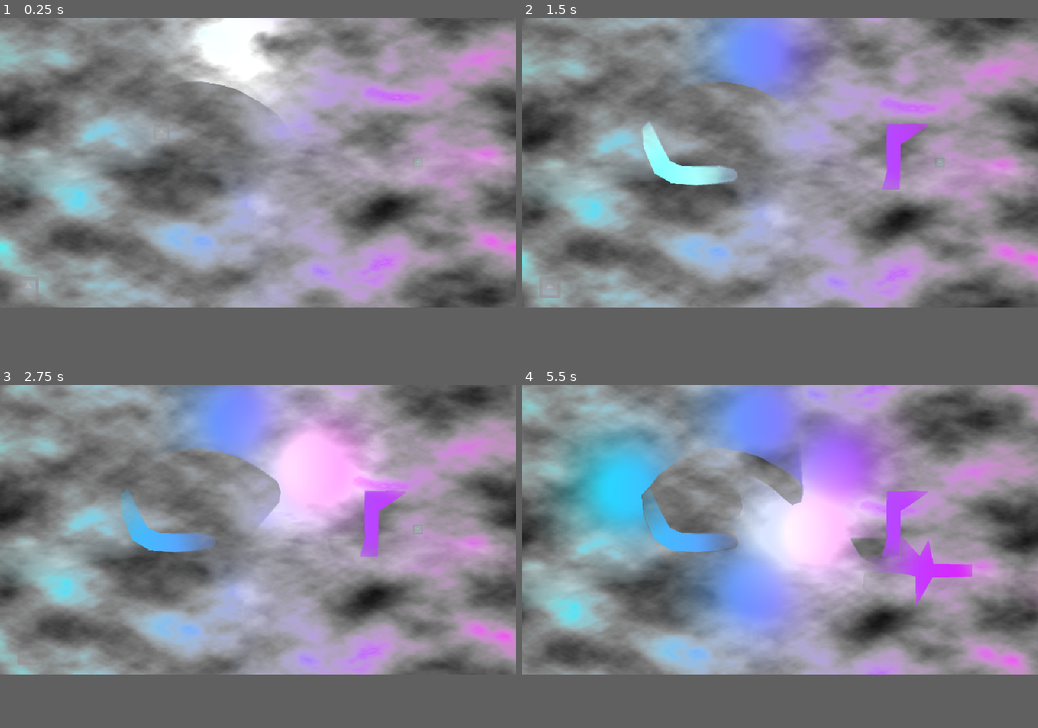
Above: before the commit, frames 1-4 (two rows, left to right).
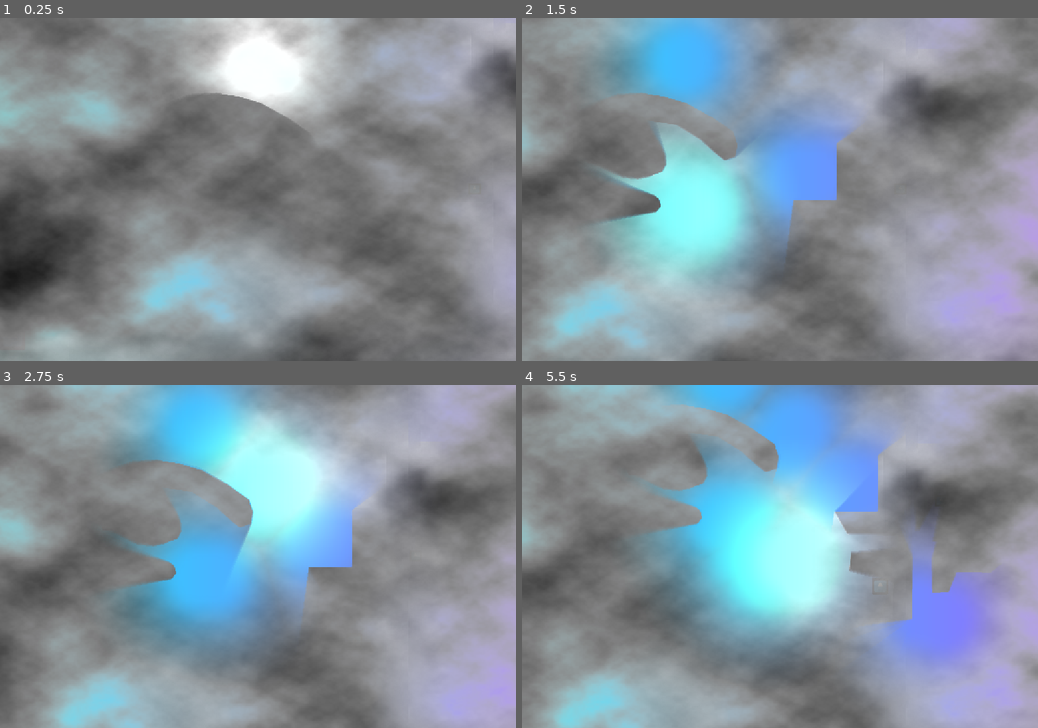
Above: after the commit, the same moments.

Repository: 87PizzaStudios/godot_light_fow
Game: Godot game, scene res://World.tscn
Two runs of this game, one before a commit and one after it. Both use one fixed random seed, a clock stepped at 60 frames per second and the inputs below. The engine's default icon, where the game draws it, is replaced by a stand-in: a white triangle on a blue panel in a dark square.
Inputs (mouse positions are in pixels of both pictures, inside the frame that each line leads up to):
- Up to frame 1 (0.25 s): no input
- Up to frame 2 (1.5 s): move the mouse to (893, 148) at 0.52 s; click (893, 148) at 0.67 s; move the mouse to (676, 175) at 1.27 s; click (676, 175) at 1.42 s
- Up to frame 3 (2.75 s): move the mouse to (309, 467) at 2.02 s; click (309, 467) at 2.17 s
- Up to frame 4 (5.5 s): move the mouse to (754, 587) at 2.77 s; click (754, 587) at 2.92 s; move the mouse to (934, 573) at 3.52 s; click (934, 573) at 3.67 s; move the mouse to (625, 487) at 4.27 s; click (625, 487) at 4.42 s; move the mouse to (805, 529) at 5.02 s; click (805, 529) at 5.17 s
The window is 800x450 before the commit and 800x533 after it. Grey fills any space a smaller window leaves; there, only what the larger window draws over its background counts as a difference.

The runs differ from the first frame. In frame 1, 64% of the frame differs, in the area x 0-100%, y 0-100%; in frame 2, 77%; in frame 3, 78%; in frame 4, 85%.

Commit message:
basic working fow with camera

Diff:
--- a/World.gd
+++ b/World.gd
@@ -1,4 +1,4 @@
-extends Control
+extends Node2D
 signal on_light_moved(position: Vector2)
 
 
--- a/World.tscn
+++ b/World.tscn
@@ -11,6 +11,8 @@
 
 [sub_resource type="GradientTexture2D" id="GradientTexture2D_1gpru"]
 gradient = SubResource("Gradient_ugsfr")
+width = 1080
+height = 720
 
 [sub_resource type="OccluderPolygon2D" id="OccluderPolygon2D_11rig"]
 polygon = PackedVector2Array(361, 211, 340, 199, 333.931, 184.529, 327, 168, 324, 143, 336, 130, 345, 118, 377, 95, 399 …(272 unchanged characters)…
@@ -24,25 +26,25 @@
 [sub_resource type="OccluderPolygon2D" id="OccluderPolygon2D_4fw6e"]
 polygon = PackedVector2Array(424, 234, 467, 234, 488, 238, 488, 303, 467, 302, 469, 253, 422, 252)
 
-[node name="World" type="Control"]
-clip_contents = true
-layout_mode = 3
-anchors_preset = 15
-anchor_right = 1.0
-anchor_bottom = 1.0
-grow_horizontal = 2
-grow_vertical = 2
+[sub_resource type="OccluderPolygon2D" id="OccluderPolygon2D_oceec"]
+polygon = PackedVector2Array(212, 369, 248, 371, 270, 378, 292, 388, 310, 412, 310, 422, 310, 446, 298, 466, 282, 482, 256, 494, 236, 494, 264, 472, 274, 451, 274, 427, 266, 405, 249, 388, 229, 376)
+
+[sub_resource type="OccluderPolygon2D" id="OccluderPolygon2D_cr5wb"]
+polygon = PackedVector2Array(589, 460, 575, 446, 549, 442, 533, 464, 544, 494, 563, 501, 602, 507, 636, 499, 636, 467, 628, 441, 587, 412, 538, 407, 498, 425, 484, 477, 507, 532, 550, 555, 609, 558, 605, 574, 535, 570, 486, 543, 468, 479, 481, 422, 535, 393, 595, 399, 639, 431, 638, 434, 649, 467, 647, 504, 605, 516, 560, 511, 539, 501, 523, 462, 546, 431, 576, 437, 594, 454)
+
+[sub_resource type="OccluderPolygon2D" id="OccluderPolygon2D_cg7nl"]
+polygon = PackedVector2Array(742, 101, 808, 102, 810, 149, 745, 149)
+
+[sub_resource type="OccluderPolygon2D" id="OccluderPolygon2D_h4bbe"]
+polygon = PackedVector2Array(780, 605, 807, 495, 830, 605, 856, 491, 883, 602, 905, 488, 935, 599, 965, 487, 993, 596, 1021, 597, 959, 444, 934, 555, 902, 444, 881, 551, 852, 444, 830, 548, 805, 441, 758, 604, 782, 706, 801, 647, 819, 707, 842, 645, 875, 706, 898, 647, 930, 707, 942, 646, 984, 706, 992, 643, 1042, 705, 1030, 629, 1029, 674, 985, 625, 978, 681, 939, 632, 926, 674, 895, 625, 876, 684, 840, 625, 820, 679, 801, 629, 783, 672)
+
+[node name="World" type="Node2D"]
 script = ExtResource("1_061dn")
 
 [node name="OtherStuff" type="TextureRect" parent="."]
-layout_mode = 1
-anchors_preset = 15
-anchor_right = 1.0
-anchor_bottom = 1.0
-grow_horizontal = 2
-grow_vertical = 2
+offset_right = 1080.0
+offset_bottom = 720.0
 texture = SubResource("GradientTexture2D_1gpru")
-expand_mode = 3
 
 [node name="LightOccluders" type="Node" parent="OtherStuff"]
 
@@ -61,6 +63,64 @@
 [node name="LightOccluder2D4" type="LightOccluder2D" parent="OtherStuff/LightOccluders"]
 occluder = SubResource("OccluderPolygon2D_4fw6e")
 
+[node name="LightOccluder2D5" type="LightOccluder2D" parent="OtherStuff/LightOccluders"]
+position = Vector2(-59, 48)
+occluder = SubResource("OccluderPolygon2D_oceec")
+
+[node name="LightOccluder2D6" type="LightOccluder2D" parent="OtherStuff/LightOccluders"]
+occluder = SubResource("OccluderPolygon2D_cr5wb")
+
+[node name="LightOccluder2D7" type="LightOccluder2D" parent="OtherStuff/LightOccluders"]
+occluder = SubResource("OccluderPolygon2D_cg7nl")
+
+[node name="LightOccluder2D8" type="LightOccluder2D" parent="OtherStuff/LightOccluders"]
+position = Vector2(3, 80)
+occluder = SubResource("OccluderPolygon2D_cg7nl")
+
+[node name="LightOccluder2D9" type="LightOccluder2D" parent="OtherStuff/LightOccluders"]
+position = Vector2(4, 163)
+occluder = SubResource("OccluderPolygon2D_cg7nl")
+
+[node name="LightOccluder2D10" type="LightOccluder2D" parent="OtherStuff/LightOccluders"]
+position = Vector2(10, 242)
+occluder = SubResource("OccluderPolygon2D_cg7nl")
+
+[node name="LightOccluder2D11" type="LightOccluder2D" parent="OtherStuff/LightOccluders"]
+position = Vector2(105, 241)
+occluder = SubResource("OccluderPolygon2D_cg7nl")
+
+[node name="LightOccluder2D12" type="LightOccluder2D" parent="OtherStuff/LightOccluders"]
+position = Vector2(99, 165)
+occluder = SubResource("OccluderPolygon2D_cg7nl")
+
+[node name="LightOccluder2D13" type="LightOccluder2D" parent="OtherStuff/LightOccluders"]
+position = Vector2(95, 83)
+occluder = SubResource("OccluderPolygon2D_cg7nl")
+
+[node name="LightOccluder2D14" type="LightOccluder2D" parent="OtherStuff/LightOccluders"]
+position = Vector2(93, -1)
+occluder = SubResource("OccluderPolygon2D_cg7nl")
+
+[node name="LightOccluder2D15" type="LightOccluder2D" parent="OtherStuff/LightOccluders"]
+position = Vector2(187, 1)
+occluder = SubResource("OccluderPolygon2D_cg7nl")
+
+[node name="LightOccluder2D16" type="LightOccluder2D" parent="OtherStuff/LightOccluders"]
+position = Vector2(190, 80)
+occluder = SubResource("OccluderPolygon2D_cg7nl")
+
+[node name="LightOccluder2D17" type="LightOccluder2D" parent="OtherStuff/LightOccluders"]
+position = Vector2(190, 166)
+occluder = SubResource("OccluderPolygon2D_cg7nl")
+
+[node name="LightOccluder2D18" type="LightOccluder2D" parent="OtherStuff/LightOccluders"]
+position = Vector2(194, 240)
+skew = -0.218166
+occluder = SubResource("OccluderPolygon2D_cg7nl")
+
+[node name="LightOccluder2D19" type="LightOccluder2D" parent="OtherStuff/LightOccluders"]
+occluder = SubResource("OccluderPolygon2D_h4bbe")
+
 [node name="Sprite2D" type="Sprite2D" parent="OtherStuff"]
 position = Vector2(200, 142)
 scale = Vector2(0.3125, 0.3125)
@@ -76,10 +136,64 @@
 scale = Vector2(0.426875, 0.426875)
 texture = ExtResource("5_lmstc")
 
+[node name="Sprite2D5" type="Sprite2D" parent="OtherStuff"]
+position = Vector2(177, 477)
+scale = Vector2(0.426875, 0.426875)
+texture = ExtResource("5_lmstc")
+
+[node name="Sprite2D6" type="Sprite2D" parent="OtherStuff"]
+position = Vector2(564, 470)
+scale = Vector2(0.426875, 0.426875)
+texture = ExtResource("5_lmstc")
+
+[node name="Sprite2D12" type="Sprite2D" parent="OtherStuff"]
+position = Vector2(560, 530)
+scale = Vector2(0.426875, 0.426875)
+texture = ExtResource("5_lmstc")
+
+[node name="Sprite2D7" type="Sprite2D" parent="OtherStuff"]
+position = Vector2(804, 609)
+scale = Vector2(0.426875, 0.426875)
+texture = ExtResource("5_lmstc")
+
+[node name="Sprite2D8" type="Sprite2D" parent="OtherStuff"]
+position = Vector2(1040, 249)
+scale = Vector2(0.426875, 0.426875)
+texture = ExtResource("5_lmstc")
+
+[node name="Sprite2D9" type="Sprite2D" parent="OtherStuff"]
+position = Vector2(870, 166)
+scale = Vector2(0.426875, 0.426875)
+texture = ExtResource("5_lmstc")
+
+[node name="Sprite2D10" type="Sprite2D" parent="OtherStuff"]
+position = Vector2(966, 540)
+scale = Vector2(0.275935, 0.307188)
+texture = ExtResource("5_lmstc")
+
+[node name="Sprite2D11" type="Sprite2D" parent="OtherStuff"]
+position = Vector2(58, 665)
+scale = Vector2(1.18484, 1.23172)
+texture = ExtResource("5_lmstc")
+
 [node name="Sprite2D4" type="Sprite2D" parent="OtherStuff"]
 position = Vector2(454, 269)
 scale = Vector2(0.275004, 0.275004)
 texture = ExtResource("5_lmstc")
+
+[node name="FOW" parent="OtherStuff" node_paths=PackedStringArray("light", "light_occluders") instance=ExtResource("1_tluii")]
+layout_mode = 0
+anchors_preset = 0
+anchor_right = 0.0
+anchor_bottom = 0.0
+offset_right = 1080.0
+offset_bottom = 720.0
+grow_horizontal = 1
+grow_vertical = 1
+fog_texture = ExtResource("5_e50fj")
+light = NodePath("../Light")
+light_occluders = NodePath("../LightOccluders")
+fog_scroll_velocity = Vector2(0.01, -0.03)
 
 [node name="Light" type="PointLight2D" parent="OtherStuff"]
 position = Vector2(291.554, 40.8915)
@@ -92,11 +206,12 @@
 texture = ExtResource("2_l3ldu")
 texture_scale = 10.0
 
-[node name="FOW" parent="." node_paths=PackedStringArray("light", "light_occluders") instance=ExtResource("1_tluii")]
-layout_mode = 1
-fog_texture = ExtResource("5_e50fj")
-light = NodePath("../OtherStuff/Light")
-light_occluders = NodePath("../OtherStuff/LightOccluders")
-fog_scroll_velocity = Vector2(0.01, -0.03)
-
-[connection signal="on_light_moved" from="." to="FOW" method="on_light_moved"]
+[node name="Camera2D" type="Camera2D" parent="OtherStuff/Light"]
+limit_left = 0
+limit_top = 0
+limit_right = 1080
+limit_bottom = 720
+position_smoothing_enabled = true
+position_smoothing_speed = 3.0
+
+[connection signal="on_light_moved" from="." to="OtherStuff/FOW" method="on_light_moved"]
--- a/convert_light_mask.gdshader
+++ b/convert_light_mask.gdshader
@@ -8,11 +8,11 @@
 
 void fragment() {
 	// use luminosity to set transparency
-	vec4 light_color = textureLod(light_texture, SCREEN_UV, 0.0);
+	vec4 light_color = textureLod(light_texture, UV, 0.0);
 	float lumen = 0.2126 * light_color.r + 0.7152 * light_color.g + 0.0722 * light_color.b;
 	float alpha;
 	if (persistent_reveal){
-		vec4 mask_color = textureLod(mask_texture, SCREEN_UV, 0.0);
+		vec4 mask_color = textureLod(mask_texture, UV, 0.0);
 		float light_alpha = clamp(1.-lumen, 0., 1.);
 		alpha = min(mask_color.a, light_alpha);
 	}
--- a/fow.gdshader
+++ b/fow.gdshader
@@ -7,8 +7,8 @@
 
 void fragment() {
 	vec4 fog_color = textureLod(fog_texture,
-	SCREEN_UV  + fog_scroll_velocity * TIME, 0.0);
-	vec4 mask_color = textureLod(mask_texture, SCREEN_UV, 0.0);
+	UV  + fog_scroll_velocity * TIME, 0.0);
+	vec4 mask_color = textureLod(mask_texture, UV, 0.0);
 
 	COLOR.rgb = fog_color.rgb;
 	COLOR.a = min(fog_color.a, mask_color.a);
--- a/fow_light.gd
+++ b/fow_light.gd
@@ -17,8 +17,8 @@
 var mask_texture: Texture2D
 
 func _ready():
-	var display_width = ProjectSettings.get("display/window/size/viewport_width")
-	var display_height = ProjectSettings.get("display/window/size/viewport_height")
+	var display_width = 1080
+	var display_height = 720
 	var size_vec := Vector2(display_width, display_height)
 
 	# set whether revealed area should be persistent
--- a/project.godot
+++ b/project.godot
@@ -17,7 +17,7 @@
 
 [display]
 
-window/size/viewport_width=640
+window/size/viewport_width=540
 window/size/viewport_height=360
 window/size/window_width_override=1280
 window/size/window_height_override=720
Not shown: 1 places in World.tscn that only renumber resources
